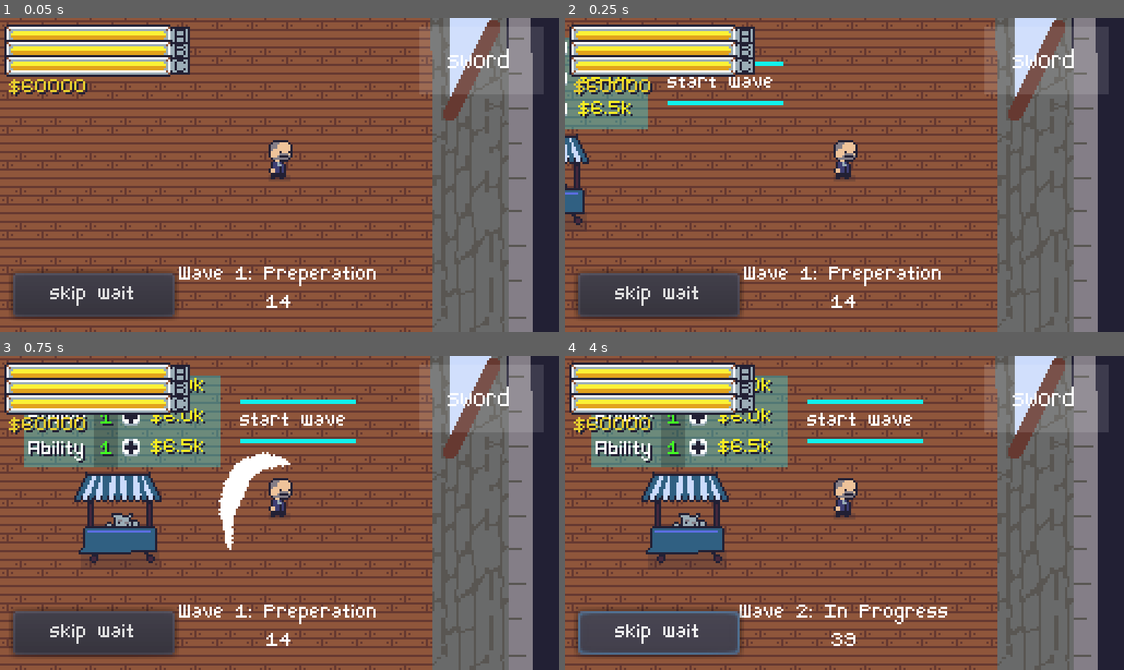
Above: before the commit, frames 1-4 (two rows, left to right).
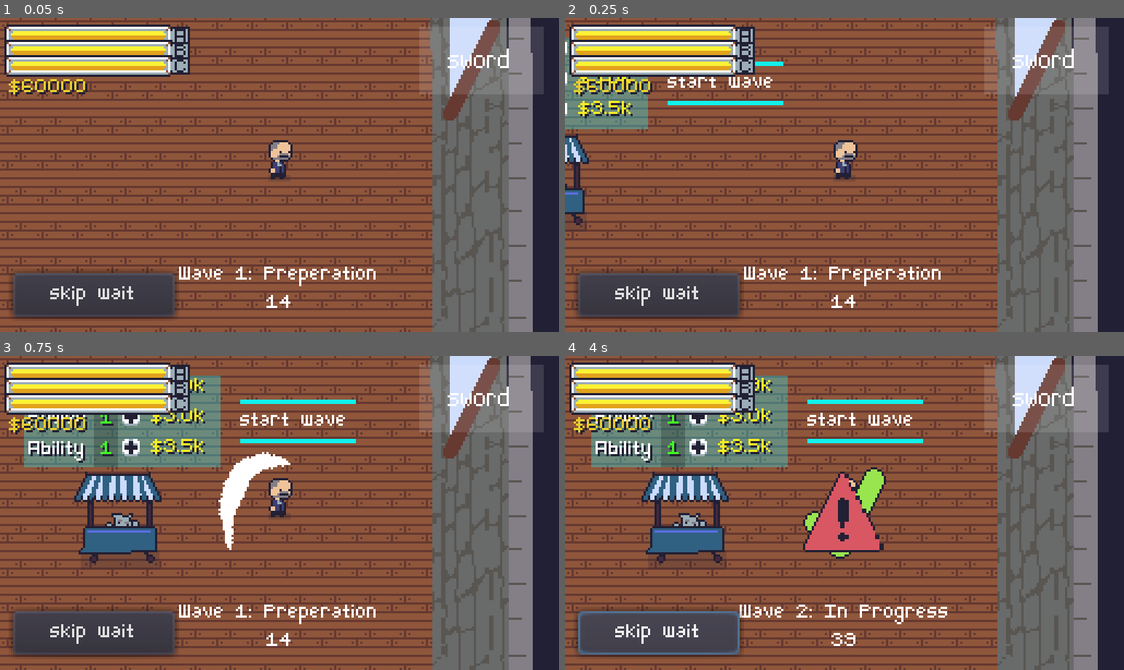
Above: after the commit, the same moments.

Repository: jiink/treasury-trouble
Game: Godot game, scene res://treasury.tscn
Same seed, same stepped clock (60 frames per second), same inputs: the game is played once before the commit and once after it.
Inputs (mouse positions are in pixels of both pictures, inside the frame that each line leads up to):
- Up to frame 1 (0.05 s): no input
- Up to frame 2 (0.25 s): no input
- Up to frame 3 (0.75 s): click (117, 387) at 0.52 s
- Up to frame 4 (4 s): click "start wave" at 1.25 s; click "start wave" at 2 s; click "skip wait" at 2.75 s; click "skip wait" at 3.5 s

Frame 1 is identical in both runs. In frame 2, less than 0.1% of the frame differs, in the area x 4-8%, y 18-30%; in frame 3, less than 0.1%; in frame 4, 2.8%, in the area x 29-58%, y 8-65%.

Commit message:
iconz

Diff:
--- a/battle_manager.gd
+++ b/battle_manager.gd
@@ -46,7 +46,7 @@
 func timer_end():
 	if state == PREP:
 		state = IN_PROGRESS
-
+		show_icon("wave")
 		shop.roll_out()
 
 		wave_timer.start(wavetime)
@@ -55,6 +55,7 @@
 	elif state == IN_PROGRESS:
 		state = PREP
 		shop.roll_in()
+		show_icon("prep")
 
 		for foe in get_tree().get_nodes_in_group("foes"):
 			foe.die()
@@ -73,3 +74,16 @@
 	spawn_foe($spawnpoints.get_children()[randi() % $spawnpoints.get_children().size()].position, 1 + randi() % (2 + wave * 2))
 	if state == IN_PROGRESS:
 		$spawn_timer.start(randf() * 4 + 5)
+
+func show_icon(type):
+	var icn
+	match type:
+		"prep":
+			icn = load("res://room/prep_icon.tscn").instance()
+		"wave":
+			icn = load("res://room/warning_icon.tscn").instance()
+		_:
+			icn = load("res://room/prep_icon.tscn").instance()
+
+	icn.position = Vector2(256/2, 144/2)
+	$"../hud".add_child(icn)
--- /dev/null
+++ b/room/prep_icon.gd
@@ -0,0 +1,12 @@
+extends Node2D
+
+# Declare member variables here. Examples:
+# var a = 2
+# var b = "text"
+
+# Called when the node enters the scene tree for the first time.
+func _ready():
+	$AnimationPlayer.connect("animation_finished", self, "anim_finish")
+
+func anim_finish(a):
+	queue_free()
--- /dev/null
+++ b/room/prep_icon.tscn
@@ -0,0 +1,31 @@
+[gd_scene load_steps=4 format=2]
+
+[ext_resource path="res://room/prep_icon.gd" type="Script" id=1]
+[ext_resource path="res://prep_icon.png" type="Texture" id=2]
+
+[sub_resource type="Animation" id=1]
+resource_name = "default"
+length = 1.5
+step = 0.05
+tracks/0/type = "value"
+tracks/0/path = NodePath("sprite:visible")
+tracks/0/interp = 1
+tracks/0/loop_wrap = true
+tracks/0/imported = false
+tracks/0/enabled = true
+tracks/0/keys = {
+"times": PoolRealArray( 0, 0.05, 0.1, 0.15, 0.2, 1.4, 1.45 ),
+"transitions": PoolRealArray( 1, 1, 1, 1, 1, 1, 1 ),
+"update": 1,
+"values": [ true, false, true, false, true, false, true ]
+}
+
+[node name="prep_icon" type="Node2D"]
+script = ExtResource( 1 )
+
+[node name="sprite" type="Sprite" parent="."]
+texture = ExtResource( 2 )
+
+[node name="AnimationPlayer" type="AnimationPlayer" parent="."]
+autoplay = "default"
+anims/default = SubResource( 1 )
--- a/room/shop/upgradebtn.gd
+++ b/room/shop/upgradebtn.gd
@@ -37,10 +37,10 @@
 func update_price():
 	match type:
 		"spd":
-			price = 5000
+			price = 2900
 		"pow":
-			price = 6000
+			price = 3000
 		"abl":
-			price = 6500
+			price = 3500
 
 	price_tag.text = "$%1.1fk" % (price * 0.001)
--- /dev/null
+++ b/room/warning_icon.tscn
@@ -0,0 +1,49 @@
+[gd_scene load_steps=5 format=2]
+
+[ext_resource path="res://room/prep_icon.gd" type="Script" id=1]
+[ext_resource path="res://warning_icon.png" type="Texture" id=2]
+
+[sub_resource type="Animation" id=1]
+resource_name = "default"
+length = 1.5
+step = 0.05
+tracks/0/type = "value"
+tracks/0/path = NodePath("sprite:visible")
+tracks/0/interp = 1
+tracks/0/loop_wrap = true
+tracks/0/imported = false
+tracks/0/enabled = true
+tracks/0/keys = {
+"times": PoolRealArray( 0, 0.05, 0.1, 0.15, 0.2, 1.4, 1.45 ),
+"transitions": PoolRealArray( 1, 1, 1, 1, 1, 1, 1 ),
+"update": 1,
+"values": [ true, false, true, false, true, false, true ]
+}
+
+[sub_resource type="Animation" id=2]
+resource_name = "default"
+length = 1.5
+step = 0.05
+tracks/0/type = "value"
+tracks/0/path = NodePath("sprite:visible")
+tracks/0/interp = 1
+tracks/0/loop_wrap = true
+tracks/0/imported = false
+tracks/0/enabled = true
+tracks/0/keys = {
+"times": PoolRealArray( 0, 0.05, 0.1, 0.15, 0.2, 1.4, 1.45 ),
+"transitions": PoolRealArray( 1, 1, 1, 1, 1, 1, 1 ),
+"update": 1,
+"values": [ true, false, true, false, true, false, true ]
+}
+
+[node name="warning_icon" type="Node2D"]
+script = ExtResource( 1 )
+
+[node name="sprite" type="Sprite" parent="."]
+texture = ExtResource( 2 )
+
+[node name="AnimationPlayer" type="AnimationPlayer" parent="."]
+autoplay = "default"
+anims/default = SubResource( 1 )
+"anims/default 2" = SubResource( 2 )
Binary file added: prep_icon.png
Not shown, added: prep_icon.png.import
Binary file added: warning_icon.png
Not shown, added: warning_icon.png.import
